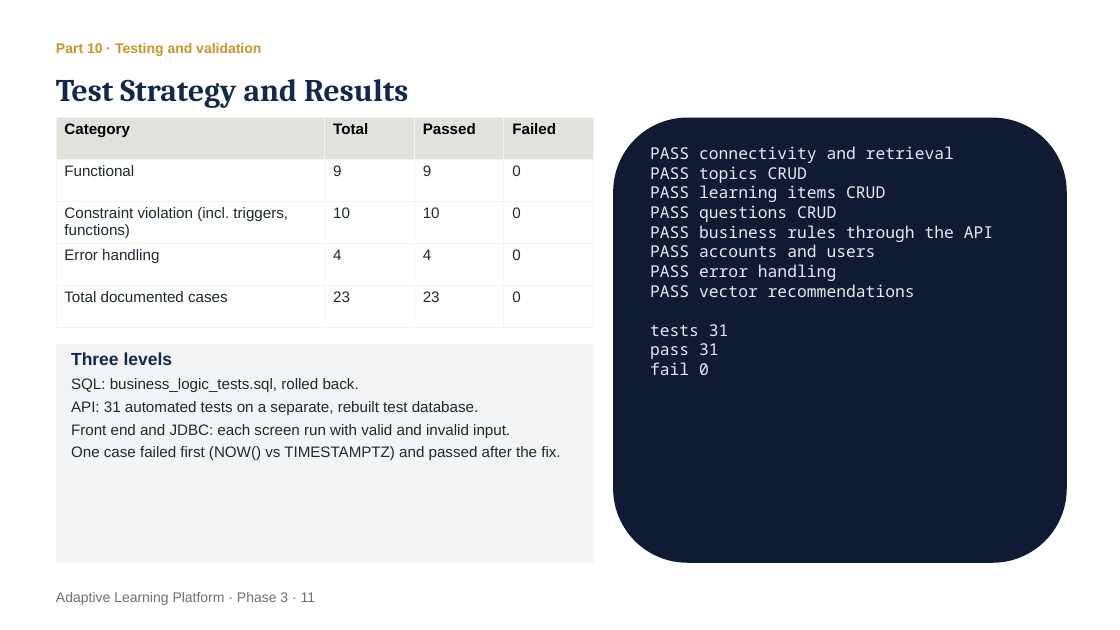
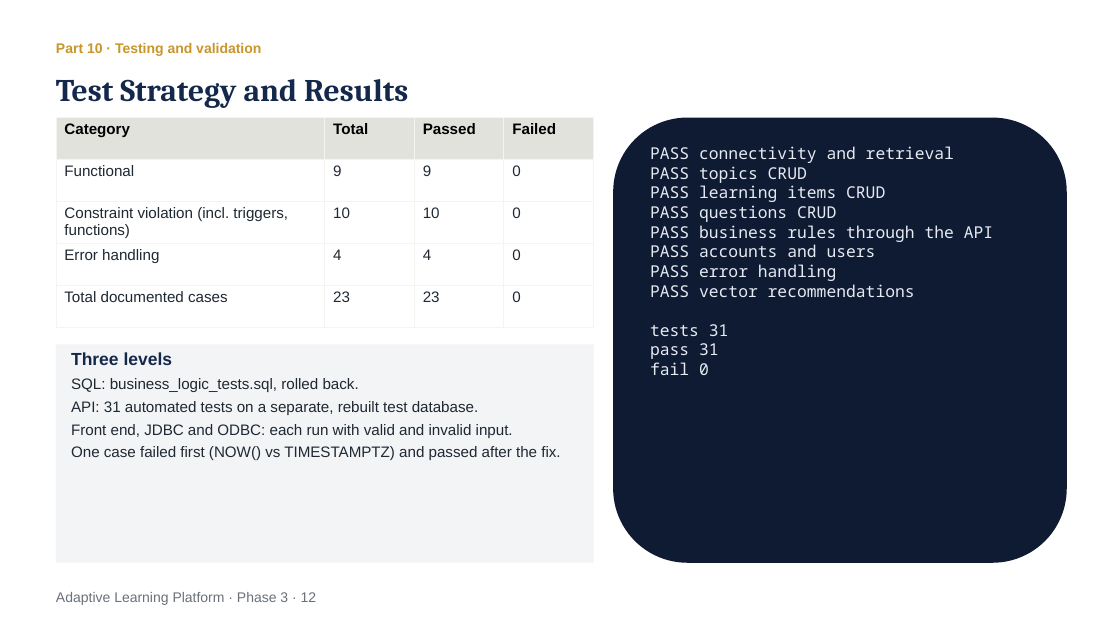
Before and after one commit to Vani-06/quiz_companion, a slide deck: slide 12 of docs/Phase 3 - Integration and Delivery.pptx (slide 11 before the commit). Drawn at 1120x630 pixels with LibreOffice and Linux fonts; fonts in the diff are those of the drawing. Boxes give left, top, right and bottom in pixels: in the first picture for what was removed or moved away, otherwise in the second. Text is boxed around its words. In the diff, an @@ line names an element or a change of style, - is before the commit and + after.

Commit message:
docs: rebuild the Phase 3 presentation with the ODBC slide

```diff
--- a/docs/Phase 3 - Integration and Delivery.pptx
+++ b/docs/Phase 3 - Integration and Delivery.pptx
@@ text in rectangle at [71,424,513,438]: text changed @@
-Front end and JDBC: each screen run with valid and invalid input.
+Front end, JDBC and ODBC: each run with valid and invalid input.
@@ text at [56,592,317,605]: text changed @@
-Adaptive Learning Platform · Phase 3 · 11
+Adaptive Learning Platform · Phase 3 · 12
```
Also in this commit, not shown: 5 other slides changed, 1 slide added.
